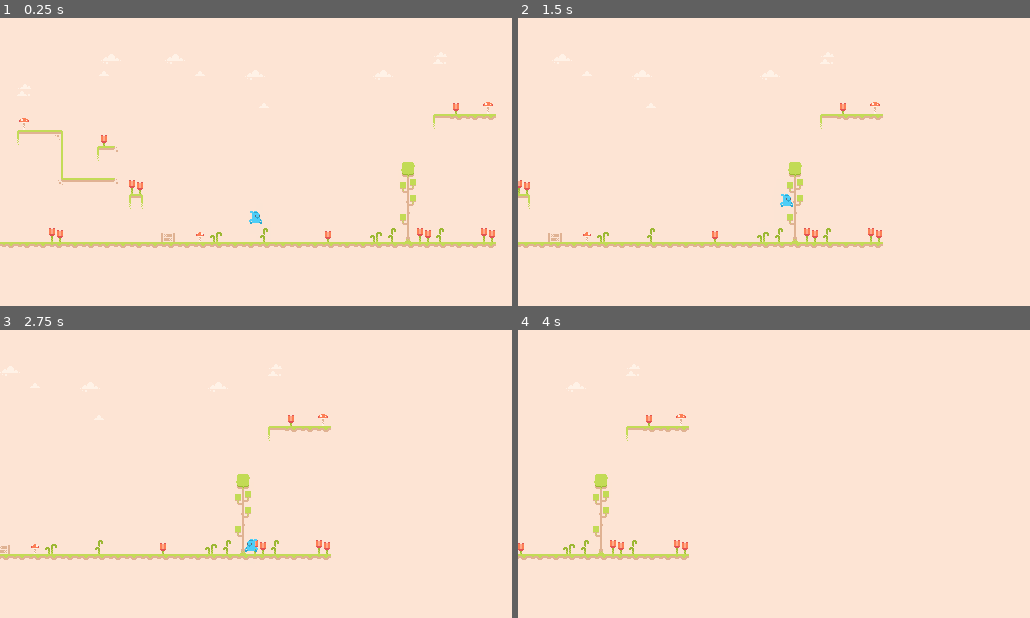
Above: before the commit, frames 1-4 (two rows, left to right).
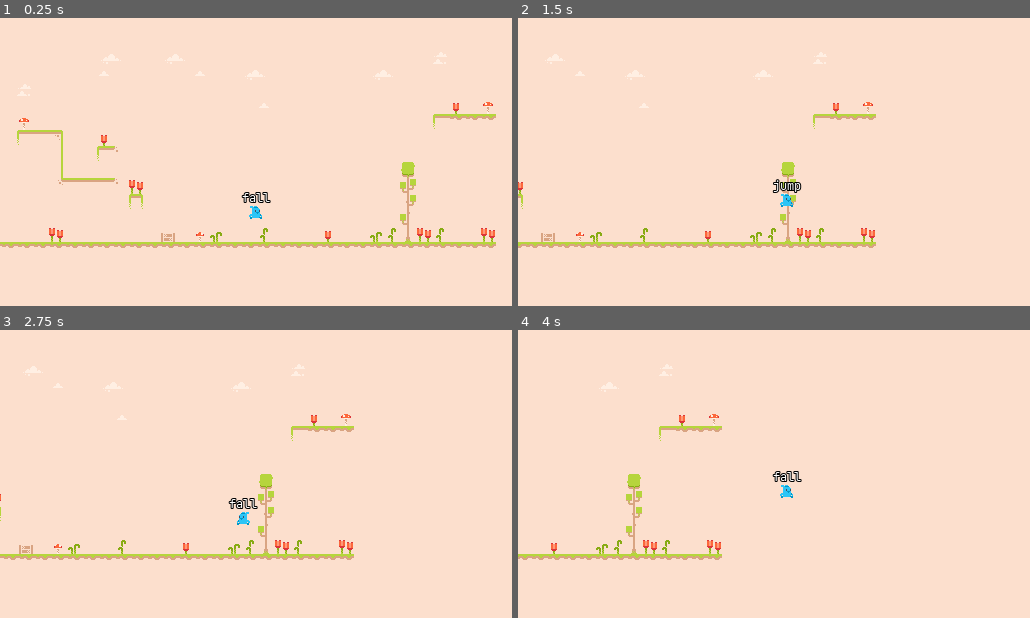
Above: after the commit, the same moments.

Repository: ephjos/plat
Game: Godot game, scene res://World.tscn
The game is run twice, just before and just after one commit, with the same random seed, the same clock (stepped at 60 frames per second) and the same inputs.
Inputs:
- Up to frame 1 (0.25 s): no input
- Up to frame 2 (1.5 s): hold Space (jump) 0.53-1.28 s; hold D (move_right) from 0.53 s (still down); tap Space (jump) at 1.35 s
- Up to frame 3 (2.75 s): tap Space (jump) at 1.52, 1.82 s; release D (move_right) at 2.03 s; hold A (move_left) from 2.03 s (still down); hold Space (jump) from 2.03 s (still down)
- Up to frame 4 (4 s): release A (move_left) at 2.78 s; release Space (jump) at 2.78 s; hold D (move_right) from 2.78 s (still down); tap Space (jump) at 2.85, 3.02, 3.32 s; hold Space (jump) from 3.53 s (still down)

The runs differ from the first frame. In frame 1, 2.2% of the frame differs, in the area x 0-97%, y 29-80%; in frame 2, 3.0%; in frame 3, 3.2%, in the area x 0-70%, y 11-80%; in frame 4, 2.5%.

Commit message:
Converted player to use SM

Diff:
--- a/Player/Player.gd
+++ b/Player/Player.gd
@@ -12,25 +12,14 @@
 onready var raycasts = $Raycasts
 onready var animPlayer = $Body/AnimatedSprite
 
-
-func _physics_process(delta):
-	_get_input()
+func _apply_gravity(delta):
 	velocity.y += gravity * delta
 
+func _apply_movement():
 	velocity = move_and_slide(velocity, UP)
+	is_grounded = _is_on_floor()
 
-	is_grounded = _check_is_grounded()
-
-	_assign_animation()
-
-func _input(event):
-	if event.is_action_pressed("jump") && is_grounded:
-		velocity.y = jump_velocity
-
-	if event.is_action_released("jump") && velocity.y < min_jump_velocity:
-		velocity.y = min_jump_velocity
-
-func _get_input():
+func _handle_move_input():
 	var move_direction = -int(Input.is_action_pressed("move_left")) + int(Input.is_action_pressed("move_right"))
 	velocity.x = lerp(velocity.x, move_speed * move_direction, _get_h_weight())
 
@@ -38,22 +27,15 @@
 		$Body.scale.x = move_direction
 
 func _get_h_weight():
-	return 0.5 if is_grounded else 0.1
+	return 0.8 if is_grounded else 0.4
 
-func _check_is_grounded():
+func _is_on_floor():
 	for raycast in raycasts.get_children():
 		if raycast.is_colliding():
 			return true
 	return false
 
-func _assign_animation():
-	var anim = "idle"
-
-	if !is_grounded:
-		anim = "jump"
-	elif abs(velocity.x) > 4:
-		anim = "walk"
-
+func _play_animation(anim):
 	if animPlayer.animation != anim:
 		animPlayer.animation = anim
 		animPlayer.play()
--- a/Player/Player.tscn
+++ b/Player/Player.tscn
@@ -1,11 +1,13 @@
-[gd_scene load_steps=9 format=2]
+[gd_scene load_steps=12 format=2]
 
+[ext_resource path="res://Player/PlayerSM.gd" type="Script" id=1]
 [ext_resource path="res://assets/Tiles/tile_0040.png" type="Texture" id=2]
 [ext_resource path="res://assets/Tiles/tile_0046.png" type="Texture" id=3]
 [ext_resource path="res://assets/Tiles/tile_0042.png" type="Texture" id=4]
 [ext_resource path="res://assets/Tiles/tile_0041.png" type="Texture" id=5]
 [ext_resource path="res://Player/Player.gd" type="Script" id=6]
 [ext_resource path="res://assets/Tiles/tile_0045.png" type="Texture" id=7]
+[ext_resource path="res://assets/fonts/JetBrainsMono-Regular.ttf" type="DynamicFontData" id=8]
 
 [sub_resource type="SpriteFrames" id=1]
 animations = [ {
@@ -14,19 +16,14 @@
 "name": "idle",
 "speed": 5.0
 }, {
-"frames": [ ExtResource( 5 ) ],
-"loop": true,
-"name": "gun_jump",
-"speed": 5.0
-}, {
 "frames": [ ExtResource( 2 ), ExtResource( 4 ) ],
 "loop": true,
 "name": "gun_shoot",
 "speed": 5.0
 }, {
-"frames": [ ExtResource( 5 ), ExtResource( 2 ) ],
+"frames": [ ExtResource( 5 ) ],
 "loop": true,
-"name": "gun_walk",
+"name": "gun_jump",
 "speed": 5.0
 }, {
 "frames": [ ExtResource( 3 ) ],
@@ -41,7 +38,22 @@
 }, {
 "frames": [ ExtResource( 3 ), ExtResource( 7 ) ],
 "loop": true,
-"name": "walk",
+"name": "run",
+"speed": 5.0
+}, {
+"frames": [ ExtResource( 5 ), ExtResource( 2 ) ],
+"loop": true,
+"name": "gun_run",
+"speed": 5.0
+}, {
+"frames": [ ExtResource( 3 ) ],
+"loop": true,
+"name": "fall",
+"speed": 5.0
+}, {
+"frames": [ ExtResource( 5 ) ],
+"loop": true,
+"name": "gun_fall",
 "speed": 5.0
 } ]
 
@@ -49,15 +61,24 @@
 radius = 4.0
 height = 4.0
 
+[sub_resource type="DynamicFont" id=3]
+size = 12
+outline_size = 1
+outline_color = Color( 0, 0, 0, 1 )
+font_data = ExtResource( 8 )
+
 [node name="Player" type="KinematicBody2D"]
 collision_layer = 0
 script = ExtResource( 6 )
+
+[node name="PlayerSM" type="Node" parent="."]
+script = ExtResource( 1 )
 
 [node name="Body" type="Node2D" parent="."]
 
 [node name="AnimatedSprite" type="AnimatedSprite" parent="Body"]
 frames = SubResource( 1 )
-animation = "idle"
+animation = "gun_fall"
 
 [node name="CollisionShape2D" type="CollisionShape2D" parent="."]
 position = Vector2( 0, 2 )
@@ -79,3 +100,16 @@
 position = Vector2( -3, 8 )
 enabled = true
 cast_to = Vector2( 0, 5 )
+
+[node name="StateLabel" type="Label" parent="."]
+margin_left = -26.0
+margin_top = -24.0
+margin_right = 26.0
+margin_bottom = -7.0
+custom_fonts/font = SubResource( 3 )
+text = "idle"
+align = 1
+valign = 1
+__meta__ = {
+"_edit_use_anchors_": false
+}
--- /dev/null
+++ b/Player/PlayerSM.gd
@@ -0,0 +1,70 @@
+extends "res://StateMachine/StateMachine.gd"
+
+func _ready():
+	add_state("idle")
+	add_state("run")
+	add_state("jump")
+	add_state("fall")
+	call_deferred("set_state", states.idle)
+
+func _input(event):
+	if [states.idle, states.run].has(state):
+		if event.is_action_pressed("jump"):
+			parent.velocity.y = parent.jump_velocity
+
+	if state == states.jump:
+		if event.is_action_released("jump") && parent.velocity.y < parent.min_jump_velocity:
+			parent.velocity.y = parent.min_jump_velocity
+
+func _state_logic(delta):
+	parent._handle_move_input()
+	parent._apply_gravity(delta)
+	parent._apply_movement()
+	parent.get_node("StateLabel").text = states.keys()[state]
+
+func _get_transition(delta):
+	match state:
+		states.idle:
+			if !parent.is_grounded:
+				if parent.velocity.y < 0:
+					return states.jump
+				elif parent.velocity.y > 0:
+					return states.fall
+			elif abs(parent.velocity.x) > 0.1:
+				return states.run
+		states.run:
+			print(parent.velocity.x)
+			if !parent.is_grounded:
+				if parent.velocity.y < 0:
+					return states.jump
+				elif parent.velocity.y > 0:
+					return states.fall
+			elif abs(parent.velocity.x) <= 0.1:
+				return states.idle
+		states.jump:
+			if parent.is_grounded:
+				return states.idle
+			elif parent.velocity.y >= 0:
+				return states.fall
+		states.fall:
+			if parent.is_grounded:
+				return states.idle
+			elif parent.velocity.y < 0:
+				return states.jump
+	return null
+
+func _enter_state(new_state, old_state):
+	match new_state:
+		states.idle:
+			parent._play_animation("idle")
+		states.run:
+			parent._play_animation("run")
+		states.jump:
+			parent._play_animation("jump")
+		states.fall:
+			parent._play_animation("fall")
+
+	return null
+
+func _exit_state(old_state, new_state):
+	pass
--- a/Player/StateMachine.gd
+++ /dev/null
@@ -1,7 +0,0 @@
-extends "res://StateMachine/StateMachine.gd"
-
-func _ready():
-	add_state("idle")
-	add_state("walk")
-	add_state("jump")
-	call_deferred("set_state", states.idle)
--- a/World.tscn
+++ b/World.tscn
@@ -1,17 +1,8 @@
-[gd_scene load_steps=5 format=2]
+[gd_scene load_steps=4 format=2]
 
 [ext_resource path="res://Tileset/Tileset.tres" type="TileSet" id=1]
 [ext_resource path="res://Player/Player.tscn" type="PackedScene" id=2]
 [ext_resource path="res://Camera/Camera.tscn" type="PackedScene" id=3]
-
-[sub_resource type="Environment" id=1]
-background_mode = 4
-glow_enabled = true
-glow_bloom = 0.11
-glow_blend_mode = 1
-glow_hdr_threshold = 0.75
-glow_bicubic_upscale = true
-adjustment_saturation = 1.28
 
 [node name="World" type="Node2D"]
 
@@ -28,6 +19,3 @@
 position = Vector2( 272, 160 )
 
 [node name="Camera" parent="Player" instance=ExtResource( 3 )]
-
-[node name="WorldEnvironment" type="WorldEnvironment" parent="."]
-environment = SubResource( 1 )
Binary file added: assets/fonts/JetBrainsMono-Regular.ttf
